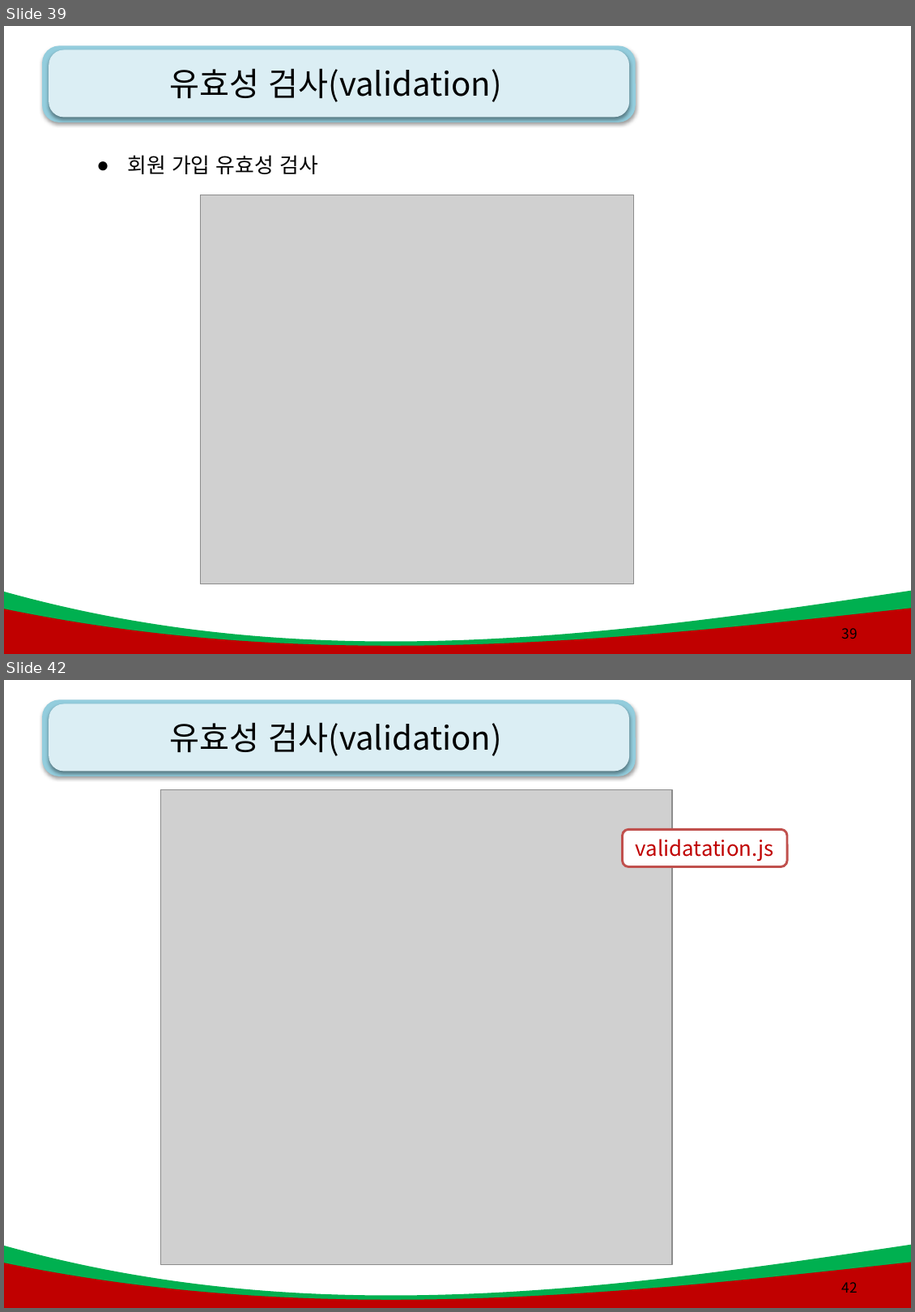
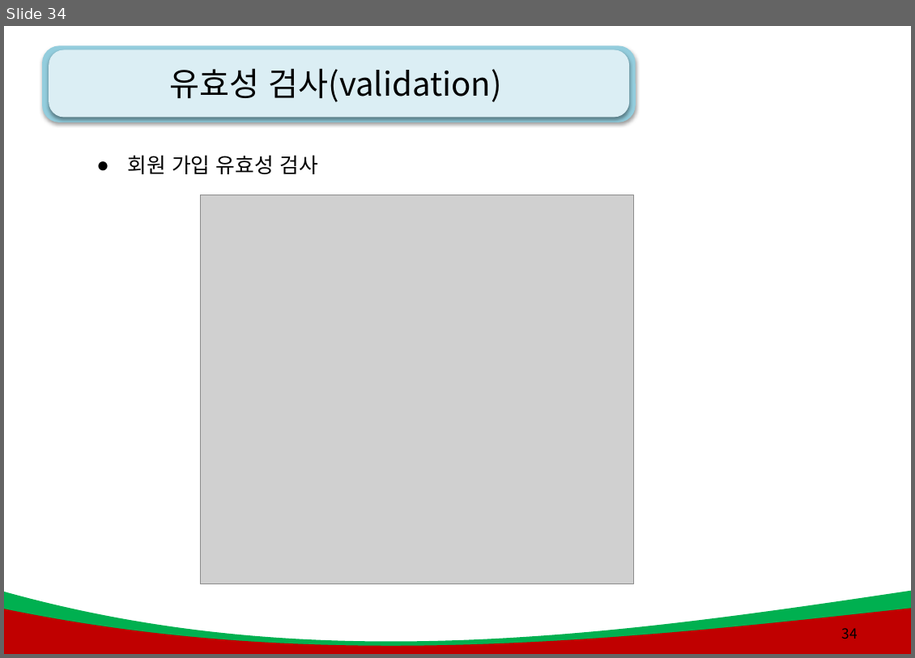
Before and after one commit to kiyongee2/green_project_web, a slide deck: js_ppt/8강. js_폼과 정규표현식.pptx. Shown one above the other, each under a label of ours: slides 39 and 42 before the commit, slide 34 after it; the slides between them are not shown. The pictures are 915x1312 and 915x658 pixels, drawn with LibreOffice and Linux fonts; fonts in the diff are those of the drawing; grey boxes stand for pictures; background and template pictures are left out. Boxes give left, top, right and bottom in pixels: in the first picture for what was removed or moved away, otherwise in the second. Text is boxed around its words. In the diff, an @@ line names an element or a change of style, - is before the commit and + after.

```diff
--- a/js_ppt/8강. js_폼과 정규표현식.pptx
+++ b/js_ppt/8강. js_폼과 정규표현식.pptx
@@ slide 42 removed at (4,680,911,1308), background #FFFFFF; not listed: 4 template elements that a slide beside it also shows @@
@@ title removed at (170,722,502,756) @@
-유효성 검사(validation)
@@ picture removed at (160,789,672,1264) @@
@@ rounded rectangle removed at (623,829,788,867) @@
-validatation.js
@@ page number removed at (842,1282,857,1292) @@
-42
@@ what was slide 39 is now slide 34 @@
@@ page number at (842,628,857,638): text changed @@
-39
+34
```
Also in this commit, not shown: 5 slides changed, 5 other slides removed, 24 other files.
